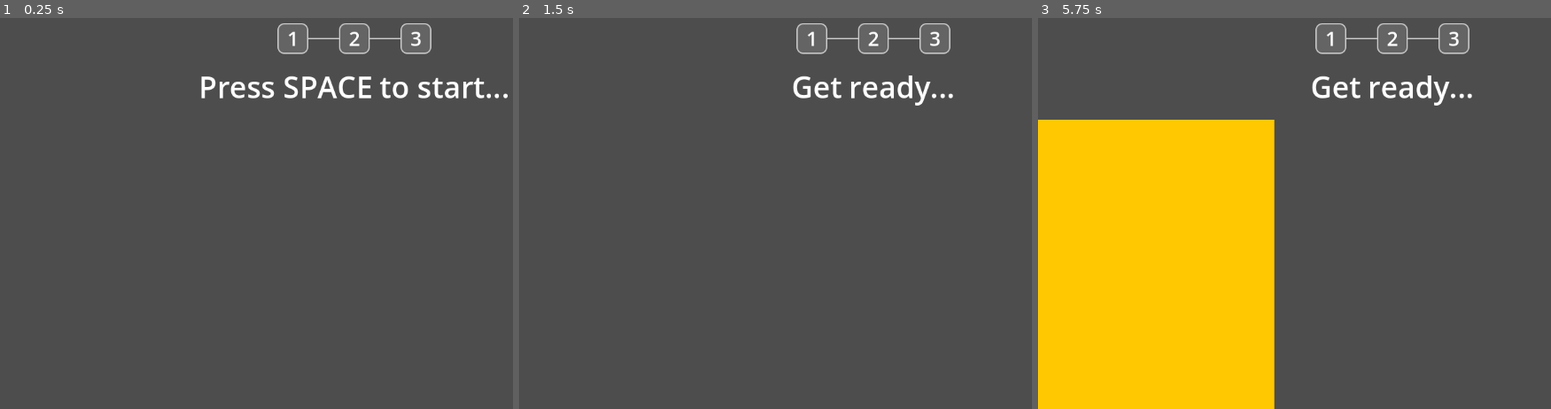
Above: before the commit, frames 1-3 (left to right).
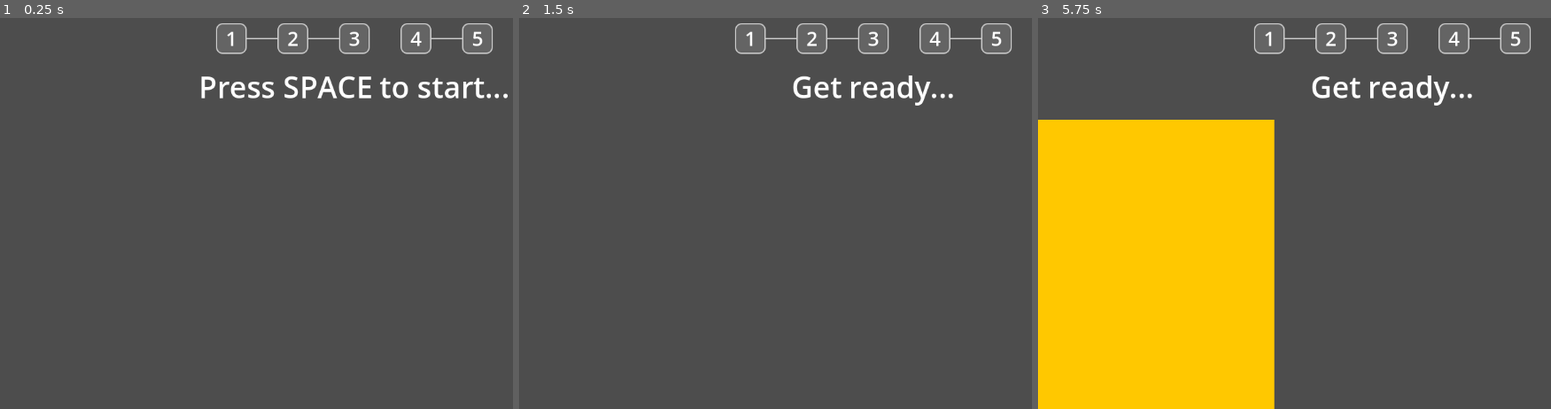
Above: after the commit, the same moments.

Repository: phrasmotica/workout-companion
Game: Godot game, scene res://scenes/app.tscn
The game is run twice, just before and just after one commit, with the same random seed, the same clock (stepped at 60 frames per second) and the same inputs.
Inputs:
- Up to frame 1 (0.25 s): no input
- Up to frame 2 (1.5 s): tap Space at 0.5 s; tap Enter (ui_accept) at 0.77, 1.25 s
- Up to frame 3 (5.75 s): tap Enter (ui_accept) at 1.52, 2, 2.75, 3.02, 3.5, 3.77, 4.25, 4.52 s

The runs differ from the first frame. In frame 1, 0.5% of the frame differs, in the area x 42-97%, y 1-10%; in frame 2, 0.5%; in frame 3, 0.5%.

Commit message:
Add WorkoutProvider node to app scene. Consume it in app script and PhaseCounter script

Diff:
--- a/scenes/app.tscn
+++ b/scenes/app.tscn
@@ -3,18 +3,20 @@
 [ext_resource type="Script" uid="uid://dphjta0fnof0s" path="res://scripts/app.gd" id="1_fee65"]
 [ext_resource type="PackedScene" uid="uid://dq00nnlosn23m" path="res://scenes/key_listener.tscn" id="1_hu2qg"]
 [ext_resource type="PackedScene" uid="uid://dtajkb5vd5nal" path="res://scenes/flasher.tscn" id="1_jv4sb"]
-[ext_resource type="Resource" uid="uid://dqjcyk72b8sak" path="res://data/workout_3x4.tres" id="2_jv7dx"]
+[ext_resource type="PackedScene" uid="uid://doppi5ifrq76e" path="res://scenes/workout_provider.tscn" id="3_6qkjt"]
 [ext_resource type="PackedScene" uid="uid://jw8x56hddkq3" path="res://scenes/countdown.tscn" id="3_uvl1u"]
+[ext_resource type="PackedScene" uid="uid://b0h80wacfkk0t" path="res://scenes/phase_counter.tscn" id="4_jv7dx"]
 [ext_resource type="PackedScene" uid="uid://c3ny8dq1xas7h" path="res://scenes/status_message.tscn" id="4_k6d74"]
 [ext_resource type="PackedScene" uid="uid://cpcr2u4jlkqua" path="res://scenes/rep_counter.tscn" id="5_ljqyw"]
-[ext_resource type="PackedScene" uid="uid://ctqbv83gyj2ql" path="res://scenes/stepper.tscn" id="6_jv7dx"]
 
-[node name="App" type="Node2D" node_paths=PackedStringArray("status_message", "set_counter", "rep_counter")]
+[node name="App" type="Node2D" node_paths=PackedStringArray("workout_provider", "status_message", "phase_counter", "rep_counter")]
 script = ExtResource("1_fee65")
-workout = ExtResource("2_jv7dx")
+workout_provider = NodePath("WorkoutProvider")
 status_message = NodePath("MarginContainer/VBoxContainer/StatusMessage")
-set_counter = NodePath("MarginContainer/VBoxContainer/SetCounter")
+phase_counter = NodePath("MarginContainer/VBoxContainer/PhaseCounter")
 rep_counter = NodePath("MarginContainer/VBoxContainer/RepCounter")
+
+[node name="WorkoutProvider" parent="." instance=ExtResource("3_6qkjt")]
 
 [node name="KeyListener" parent="." instance=ExtResource("1_hu2qg")]
 
@@ -27,10 +29,9 @@
 layout_mode = 2
 theme_override_constants/separation = 20
 
-[node name="SetCounter" parent="MarginContainer/VBoxContainer" instance=ExtResource("6_jv7dx")]
+[node name="PhaseCounter" parent="MarginContainer/VBoxContainer" node_paths=PackedStringArray("workout_provider") instance=ExtResource("4_jv7dx")]
 layout_mode = 2
-alignment = 1
-step_count = 3
+workout_provider = NodePath("../../../WorkoutProvider")
 
 [node name="StatusMessage" parent="MarginContainer/VBoxContainer" instance=ExtResource("4_k6d74")]
 layout_mode = 2
@@ -38,7 +39,8 @@
 [node name="RepCounter" parent="MarginContainer/VBoxContainer" instance=ExtResource("5_ljqyw")]
 visible = false
 layout_mode = 2
-max_count = 4
+count = 0
+max_count = 3
 
 [node name="MarginContainer" type="MarginContainer" parent="MarginContainer/VBoxContainer"]
 layout_mode = 2
@@ -53,9 +55,7 @@
 unique_name_in_owner = true
 visible = false
 layout_mode = 2
-max_value = 5.0
 value = 0.0
-duration_seconds = 5
 
 [node name="Flasher" parent="MarginContainer/VBoxContainer/MarginContainer" instance=ExtResource("1_jv4sb")]
 unique_name_in_owner = true
--- a/scripts/app.gd
+++ b/scripts/app.gd
@@ -1,25 +1,17 @@
 @tool
 extends Node2D
-
-@export
-var workout: Workout:
-	set(value):
-		if workout != value:
-			workout = value
-
-		_handle_workout_changed()
-
-		if not workout.changed.is_connected(_handle_workout_changed):
-			workout.changed.connect(_handle_workout_changed)
 
 @export
 var start_immediately := false
 
 @export
+var workout_provider: WorkoutProvider
+
+@export
 var status_message: StatusMessage
 
 @export
-var set_counter: Stepper
+var phase_counter: PhaseCounter
 
 @export
 var rep_counter: RepCounter
@@ -37,13 +29,13 @@
 var _reps_remaining := 0
 
 func _handle_workout_changed() -> void:
-	if not workout:
+	if not workout_provider:
 		return
 
-	var phase := workout.get_current_phase()
+	var phase := workout_provider.get_current_phase()
 
-	if set_counter:
-		set_counter.step_count = phase.sets
+	if not phase:
+		return
 
 	if rep_counter:
 		rep_counter.max_count = phase.reps
@@ -70,7 +62,7 @@
 		status_message.show()
 		status_message.message = StatusMessage.MessageType.GET_READY
 
-	var phase := workout.get_current_phase()
+	var phase := workout_provider.get_current_phase()
 
 	_sets_remaining = phase.sets
 
@@ -87,7 +79,7 @@
 
 		print("move_to_flasher: reset pause_countdown")
 
-	var phase := workout.get_current_phase()
+	var phase := workout_provider.get_current_phase()
 
 	_reps_remaining = phase.reps
 
@@ -104,8 +96,8 @@
 		rep_counter.show()
 		rep_counter.stop()
 
-	if set_counter:
-		set_counter.inc()
+	if phase_counter:
+		phase_counter.inc()
 
 func pause() -> void:
 	if flasher:
@@ -118,7 +110,7 @@
 		status_message.show()
 		status_message.message = StatusMessage.MessageType.PAUSING
 
-	var phase := workout.get_current_phase()
+	var phase := workout_provider.get_current_phase()
 
 	print("Pausing for %d second(s)" % phase.pause_duration_seconds)
 
@@ -130,8 +122,8 @@
 		pause_countdown.show()
 		pause_countdown.start_stop()
 
-	if set_counter:
-		set_counter.complete()
+	if phase_counter:
+		phase_counter.complete()
 
 func stop() -> void:
 	if flasher:
@@ -148,8 +140,8 @@
 		rep_counter.hide()
 		rep_counter.stop()
 
-	if set_counter:
-		set_counter.stop()
+	if phase_counter:
+		phase_counter.stop()
 
 func _on_flasher_flashed() -> void:
 	if _reps_remaining <= 0:
--- a/scripts/phase_counter.gd
+++ b/scripts/phase_counter.gd
@@ -2,9 +2,12 @@
 class_name PhaseCounter extends HBoxContainer
 
 @export
-var workout: Workout:
+var workout_provider: WorkoutProvider:
     set(value):
-        workout = value
+        workout_provider = value
+
+        if not workout_provider.workout_changed.is_connected(_handle_workout_changed):
+            workout_provider.workout_changed.connect(_handle_workout_changed)
 
         _refresh()
 
@@ -35,10 +38,11 @@
 func _ready() -> void:
     _refresh()
 
+func _handle_workout_changed(_workout: Workout) -> void:
+    _refresh()
+
 func _get_step_count() -> int:
-    return workout.phases \
-        .map(func(p: WorkoutPhase): return p.sets) \
-        .reduce(func(accum: int, current: int): return accum + current)
+    return workout_provider.get_step_count() if workout_provider else 0
 
 func inc() -> void:
     current_step += 1
@@ -54,7 +58,7 @@
     if not stepper_scene:
         return
 
-    if not workout:
+    if not workout_provider:
         return
 
     var steppers := get_children()
@@ -62,7 +66,9 @@
     var current_starting_number = starting_number
     var step_offset := 0
 
-    for i in maxi(workout.phases.size(), steppers.size()):
+    var phase_count := workout_provider.get_phase_count()
+
+    for i in maxi(phase_count, steppers.size()):
         var stepper: Stepper
 
         if steppers.size() > i:
@@ -74,8 +80,8 @@
             add_child(stepper)
             stepper.owner = self
 
-        if workout.phases.size() > i:
-            var phase := workout.phases[i]
+        if phase_count > i:
+            var phase := workout_provider.get_phase(i)
 
             stepper.starting_number = current_starting_number
             stepper.step_count = phase.sets
@@ -85,7 +91,7 @@
             step_offset += phase.sets
             current_starting_number += phase.sets
 
-    if steppers.size() > workout.phases.size():
-        for i in range(workout.phases.size(), steppers.size()):
+    if steppers.size() > phase_count:
+        for i in range(phase_count, steppers.size()):
             print("Cleaning up child %d" % i)
             get_child(i).queue_free()
